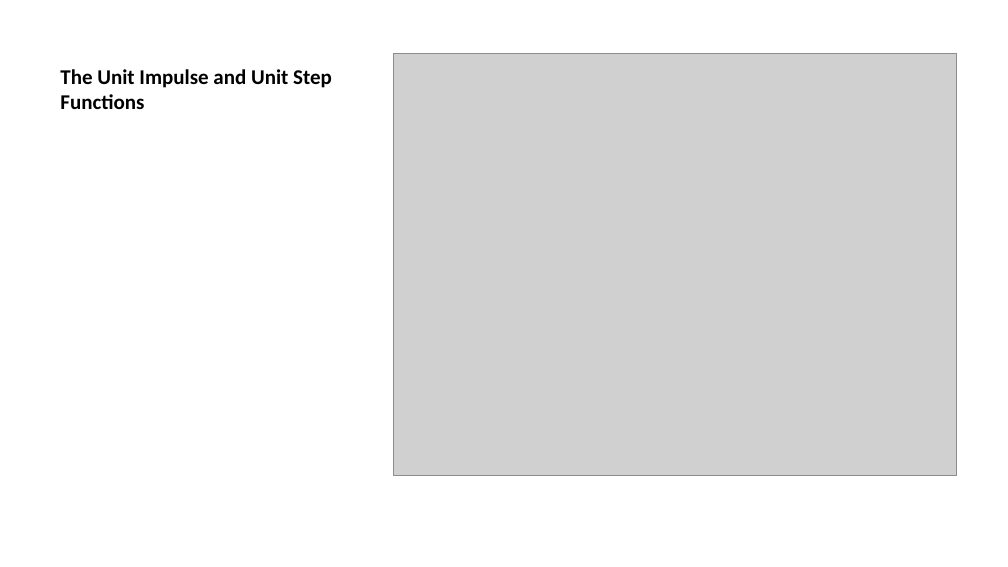
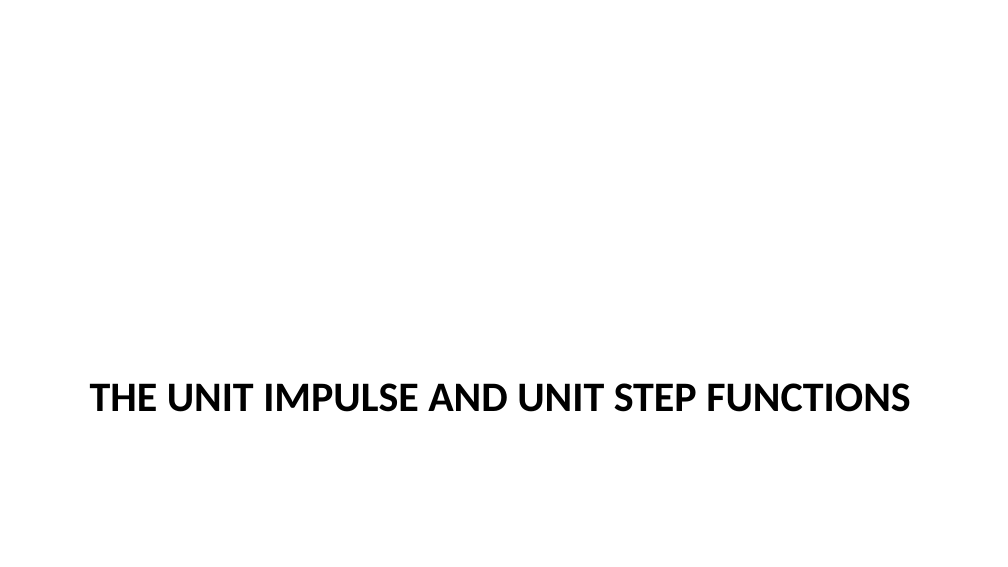
Before and after one commit to spakcjl/IntroductionToMedicalPhysics, a slide deck: slide 53 of presentation.pptx (slide 22 before the commit). Drawn at 1008x567 pixels with LibreOffice and Linux fonts; fonts in the diff are those of the drawing; grey boxes stand for pictures. Boxes give left, top, right and bottom in pixels: in the first picture for what was removed or moved away, otherwise in the second. Text is boxed around its words. In the diff, an @@ line names an element or a change of style, - is before the commit and + after.

```diff
--- a/presentation.pptx
+++ b/presentation.pptx
@@ picture removed at [393,53,956,476] @@
@@ title "THE UNIT IMPULSE AND UNIT ..." at [90,383,910,412]: vertical alignment bottom to top @@
@@ title at [90,383,910,412]: text changed; size 15 to 30 pt @@
-The Unit Impulse and Unit Step Functions
+THE UNIT IMPULSE AND UNIT STEP FUNCTIONS
```
Also in this commit, not shown: 8 other slides changed, 61 slides added, 16 slides removed, 1 other file.
